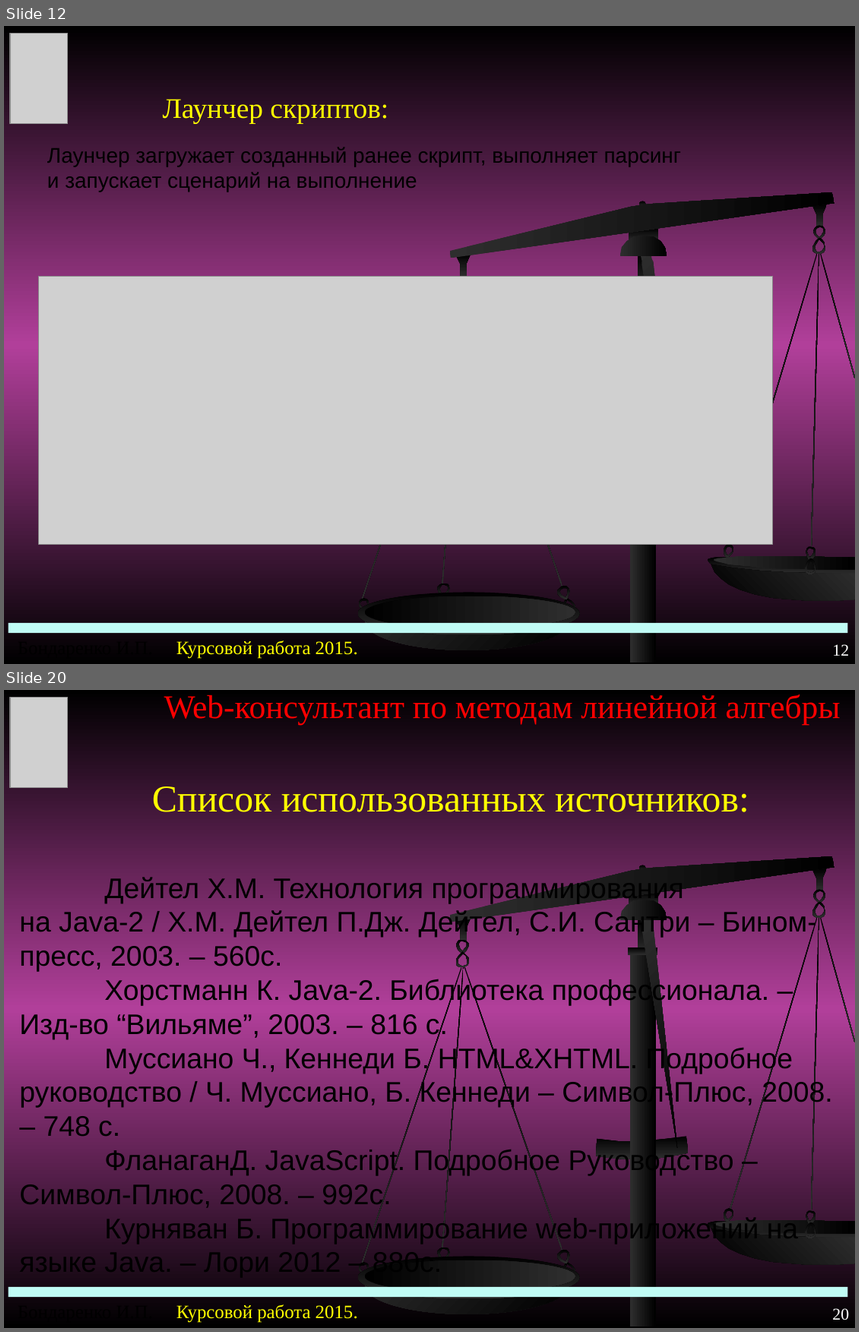
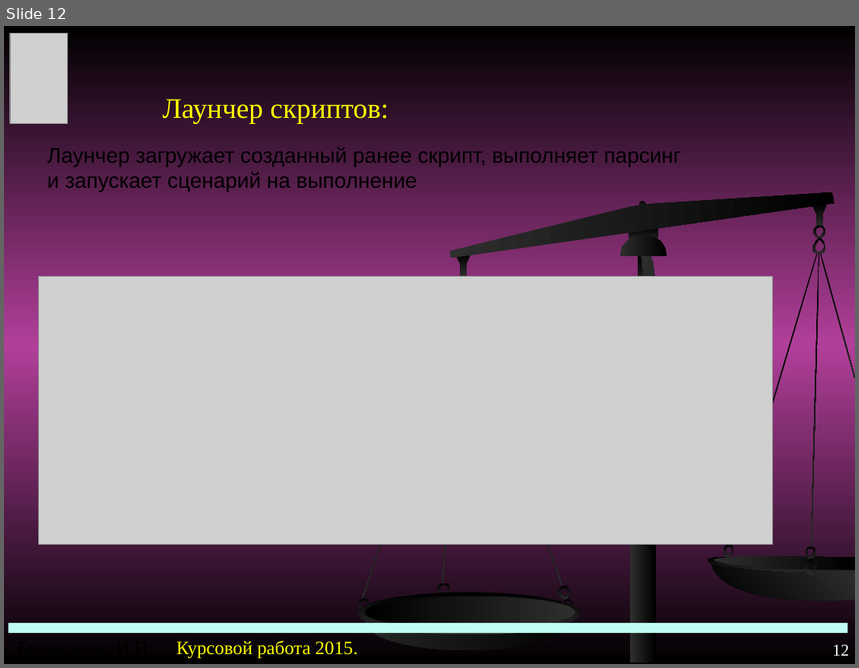
Before and after one commit to bandarenka/CourseP2015, a slide deck: HOV-1-11 BandarenkaIP.ppt. Shown one above the other, each under a label of ours: slides 12 and 20 before the commit, slide 12 after it; the slides between them are not shown. The pictures are 859x1332 and 859x668 pixels, drawn with LibreOffice and Linux fonts; fonts in the diff are those of the drawing; grey boxes stand for pictures. Boxes give left, top, right and bottom in pixels: in the first picture for what was removed or moved away, otherwise in the second. Text is boxed around its words. In the diff, an @@ line names an element or a change of style, - is before the commit and + after.

```diff
--- a/HOV-1-11 BandarenkaIP.ppt
+++ b/HOV-1-11 BandarenkaIP.ppt
@@ slide 20 removed at (x1=4, y1=690, x2=855, y2=1328), background gradient #000000 to #B13F9A; not listed: 32 template elements that a slide beside it also shows @@
@@ picture removed at (x1=10, y1=697, x2=68, y2=788) @@
@@ title removed at (x1=164, y1=695, x2=841, y2=724) @@
-Web-консультант по методам линейной алгебры
@@ subtitle removed at (x1=152, y1=787, x2=750, y2=812) @@
-Список использованных источников:
@@ text removed at (x1=19, y1=875, x2=832, y2=1279) @@
-Дейтел Х.М. Технология программирования
-на Java-2 / Х.М. Дейтел П.Дж. Дейтел, С.И. Сантри – Бином-пресс, 2003. – 560с.
-Хорстманн К. Java-2. Библиотека профессионала. – Изд-во “Вильяме”, 2003. – 816 с.
-Муссиано Ч., Кеннеди Б. HTML&XHTML. Подробное руководство / Ч. Муссиано, Б. Кеннеди – Символ-Плюс, 2008. – 748 с.
-ФланаганД. JavaScript. Подробное Руководство – Символ-Плюс, 2008. – 992с.
-Курняван Б. Программирование web-приложений на языке Java. – Лори 2012 – 880с.
@@ freeform shape removed at (x1=456, y1=951, x2=470, y2=967) @@
@@ rounded rectangle removed at (x1=628, y1=948, x2=658, y2=955) @@
@@ freeform shape removed at (x1=597, y1=1136, x2=688, y2=1159) @@
@@ rectangle removed at (x1=9, y1=1287, x2=848, y2=1298) @@
@@ page number removed at (x1=832, y1=1309, x2=849, y2=1321) @@
-20
```
Also in this commit, not shown: 1 slide changed, 1 slide added, 6 other slides removed, 1 other file.
